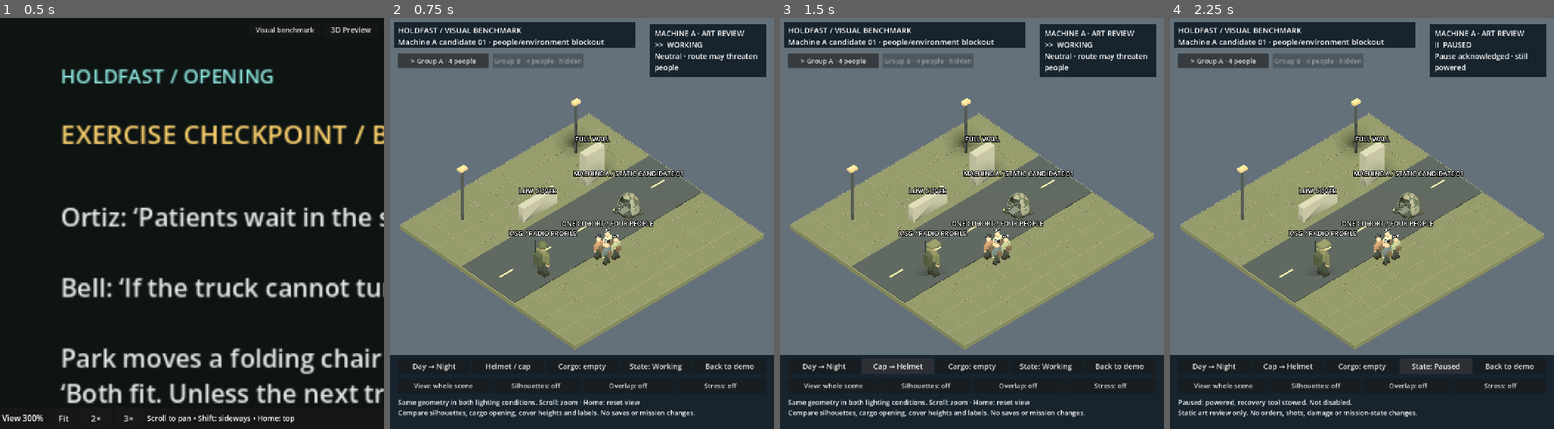
Above: before the commit, frames 1-4 (left to right).
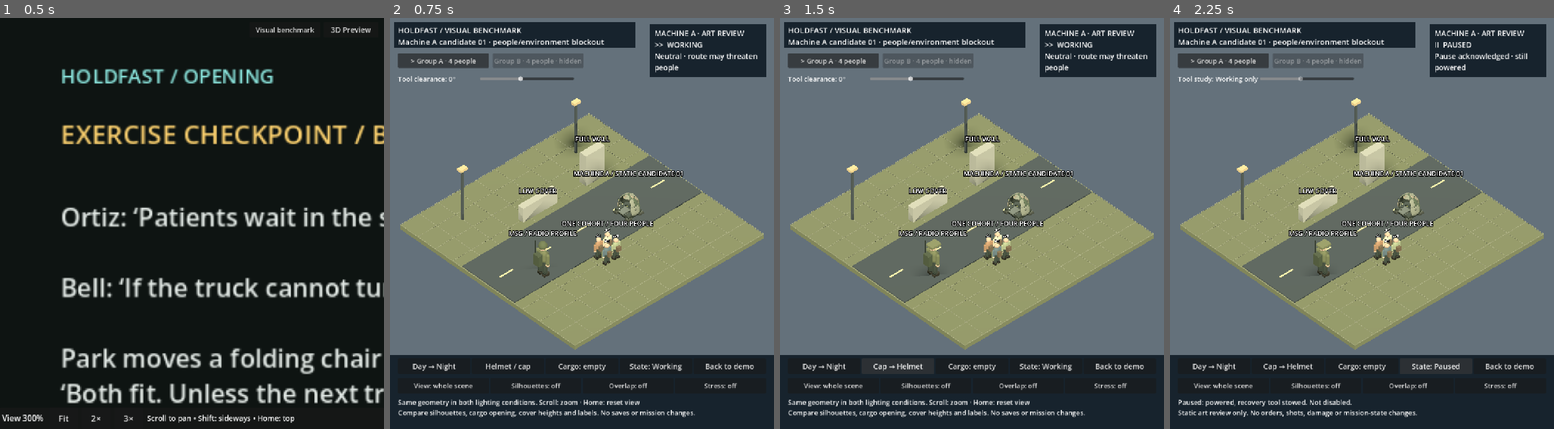
Above: after the commit, the same moments.

Repository: sgoold-shannon/HOLDFAST
Game: Godot game, scene res://farm_final.tscn
Same seed, same stepped clock (60 frames per second), same inputs: the game is played once before the commit and once after it.
Inputs:
- Up to frame 1 (0.5 s): no input
- Up to frame 2 (0.75 s): click "Visual benchmark" at 0.5 s
- Up to frame 3 (1.5 s): click "Helmet / cap" at 1.25 s
- Up to frame 4 (2.25 s): click "State: Working" at 2 s

Frame 1 is identical in both runs. In frame 2, 0.2% of the frame differs, in the area x 2-48%, y 14-16%; in frame 3, 0.2%; in frame 4, 0.3%.

Commit message:
Add Machine A tool clearance slider to the visual benchmark
Sync two in-progress art-review files from the desktop project. The
benchmark gains a Working-state elbow/wrist clearance slider; state
changes reset the pose. Art review only, no gameplay changes.

Co-Authored-By: Claude Opus 5.5 <noreply@anthropic.com>
Claude-Session: https://claude.ai/code/session_017bmRhTbVR9EY4bri7qAAYH

Diff:
--- a/holdfast/presentation3d/machine_candidate_states.gd
+++ b/holdfast/presentation3d/machine_candidate_states.gd
@@ -3,6 +3,10 @@
 const NAMES := ["Working", "Paused", "Hostile", "Charged", "Disabled", "Destroyed"]
 var model: Node3D
 var shoulder: Node3D
+var elbow: Node3D
+var elbow_rest: Transform3D
+var wrist: Node3D
+var wrist_rest: Transform3D
 var shoulder_rest: Transform3D
 var emitter: MeshInstance3D
 var emitter_rest: Transform3D
@@ -25,6 +29,10 @@
 	wreck.hide()
 	shoulder = model.find_child("ToolShoulder",true,false)
 	shoulder_rest = shoulder.transform
+	elbow = model.find_child("ToolElbow",true,false)
+	elbow_rest = elbow.transform
+	wrist = model.find_child("ToolWrist",true,false)
+	wrist_rest = wrist.transform
 	emitter = model.find_child("DefensiveEmitter",true,false)
 	emitter_rest = emitter.transform
 	for node in model.find_child("WorkLights",true,false).get_children():
@@ -41,6 +49,8 @@
 	for child in intact_roots: child.visible = index!=5
 	wreck.visible = index==5
 	shoulder.transform = shoulder_rest
+	elbow.transform = elbow_rest
+	wrist.transform = wrist_rest
 	emitter.transform = emitter_rest
 	# Static pose proposals: stow inward; defensive posture retracts the recovery tool.
 	if index==1: shoulder.rotation.z += deg_to_rad(28)
@@ -59,3 +69,12 @@
 	emitter_material.emission_enabled = index==3
 	emitter_material.emission = Color("ff752b") if index==3 else Color.BLACK
 	emitter_material.emission_energy_multiplier = 1.4 if index==3 else 0.0
+
+func inspect_tool(angle_degrees: float) -> void:
+	# Manual clearance study around the authored X-axis hinge, not a work animation.
+	if index!=0: return
+	elbow.transform = elbow_rest
+	wrist.transform = wrist_rest
+	var angle := deg_to_rad(clampf(angle_degrees,-15,20))
+	elbow.rotate_object_local(Vector3.RIGHT,angle)
+	wrist.rotate_object_local(Vector3.RIGHT,-angle)
--- a/holdfast/presentation3d/visual_benchmark.gd
+++ b/holdfast/presentation3d/visual_benchmark.gd
@@ -2,6 +2,8 @@
 ## Design blockout only. No encounter controller, commands, saves or collision rules.
 var machine_states: RefCounted
 var machine_state_button: Button
+var tool_slider: HSlider
+var tool_pose_label: Label
 var machine_cue: Label
 var machine_cargo_cue: Label
 var soldier: Node3D
@@ -248,6 +250,21 @@
 		button.pressed.connect(select_group.bind(i))
 		group_row.add_child(button)
 		group_buttons.append(button)
+	var tool_row := HBoxContainer.new()
+	tool_row.position = Vector2(24,162)
+	layer.add_child(tool_row)
+	tool_pose_label = Label.new()
+	tool_pose_label.text = "Tool clearance: 0°"
+	tool_pose_label.add_theme_font_size_override("font_size",20)
+	tool_pose_label.custom_minimum_size.x = 240
+	tool_row.add_child(tool_pose_label)
+	tool_slider = HSlider.new()
+	tool_slider.min_value = -15
+	tool_slider.max_value = 20
+	tool_slider.step = 1
+	tool_slider.custom_minimum_size = Vector2(280,38)
+	tool_slider.value_changed.connect(inspect_tool)
+	tool_row.add_child(tool_slider)
 	var controls_bg := ColorRect.new()
 	controls_bg.color = Color("17232d")
 	controls_bg.set_anchors_and_offsets_preset(Control.PRESET_BOTTOM_WIDE)
@@ -442,8 +459,12 @@
 		marker.text = "%s%d" % [["A","B"][group],member+1]
 
 func cycle_machine_state() -> void:
+	tool_slider.set_value_no_signal(0)
+	tool_pose_label.text = "Tool clearance: 0°"
 	machine_states.apply((machine_states.index+1)%machine_states.NAMES.size())
 	machine_state_button.text = "State: "+machine_states.NAMES[machine_states.index]
+	tool_slider.editable = machine_states.index==0
+	tool_pose_label.text = "Tool clearance: 0°" if machine_states.index==0 else "Tool study: Working only"
 	refresh_cargo_label()
 	status.text = ["Working: lamps on, recovery tool ready.","Paused: powered, recovery tool stowed. Not disabled.","Hosti …(382 unchanged characters)…
 
@@ -455,3 +476,8 @@
 	machine_cue.text = "MACHINE A · ART REVIEW\n"+names[state]+"\n"+details[state]
 	machine_cargo_cue.visible = focus_index==2
 	machine_cargo_cue.text = "Cargo: hidden by wreck" if state==5 else ["Cargo: empty bay", "Cargo: skid / pump study", "Cargo: alternate component"][cargo_mode]
+
+func inspect_tool(value: float) -> void:
+	machine_states.inspect_tool(value)
+	tool_pose_label.text = "Tool clearance: %d°" % int(value)
+	status.text = "Manual elbow-range study; wrist stays level. Compare empty, skid and alternate cargo.\nWorking state only. State changes reset the pose. This does not collect cargo or animate gameplay."
